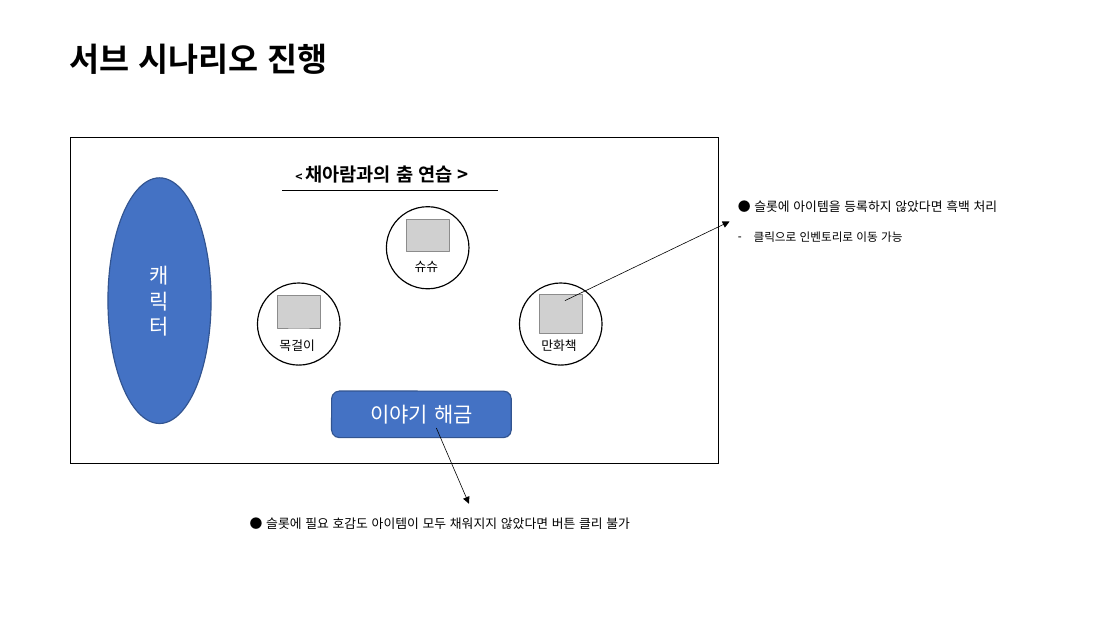
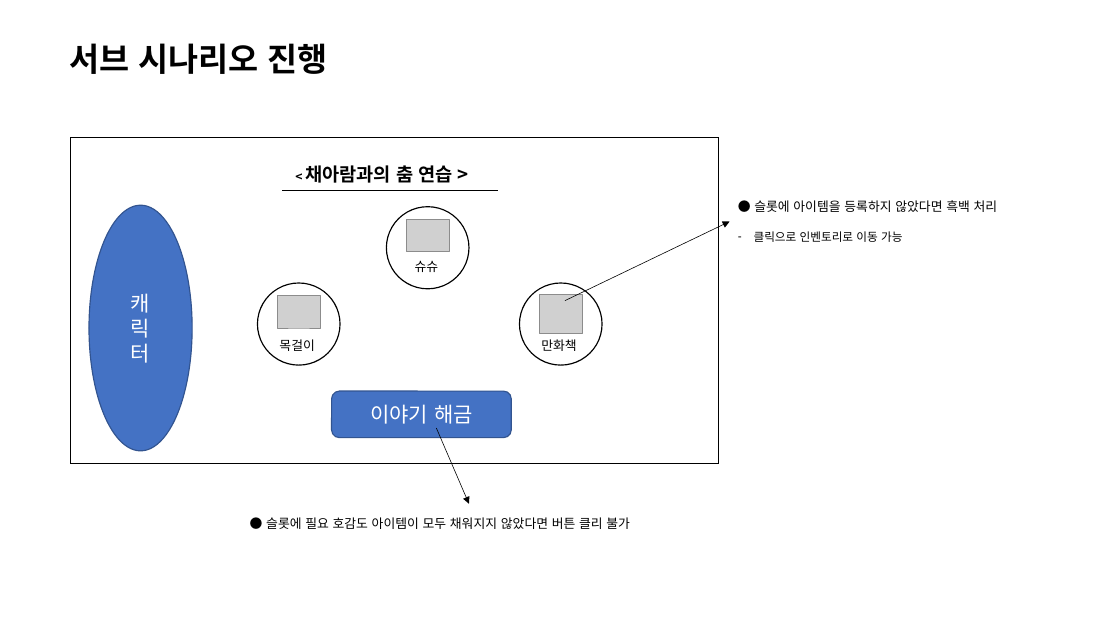
Before and after one commit to 223tt/Last-Night, a slide deck: slide 20 of UI/UI_시스템 기획서_V.1.1.7.pptx. Drawn at 1120x630 pixels with LibreOffice and Linux fonts; fonts in the diff are those of the drawing; grey boxes stand for pictures. Boxes give left, top, right and bottom in pixels: in the first picture for what was removed or moved away, otherwise in the second. Text is boxed around its words. In the diff, an @@ line names an element or a change of style, - is before the commit and + after.

```diff
--- a/UI/UI_시스템 기획서_V.1.1.7.pptx
+++ b/UI/UI_시스템 기획서_V.1.1.7.pptx
@@ ellipse "캐" moved from (x1=108, y1=178, x2=212, y2=423) to (x1=89, y1=205, x2=192, y2=450) @@
```
Also in this commit, not shown: 3 other slides changed, 1 slide added, 3 other files.
